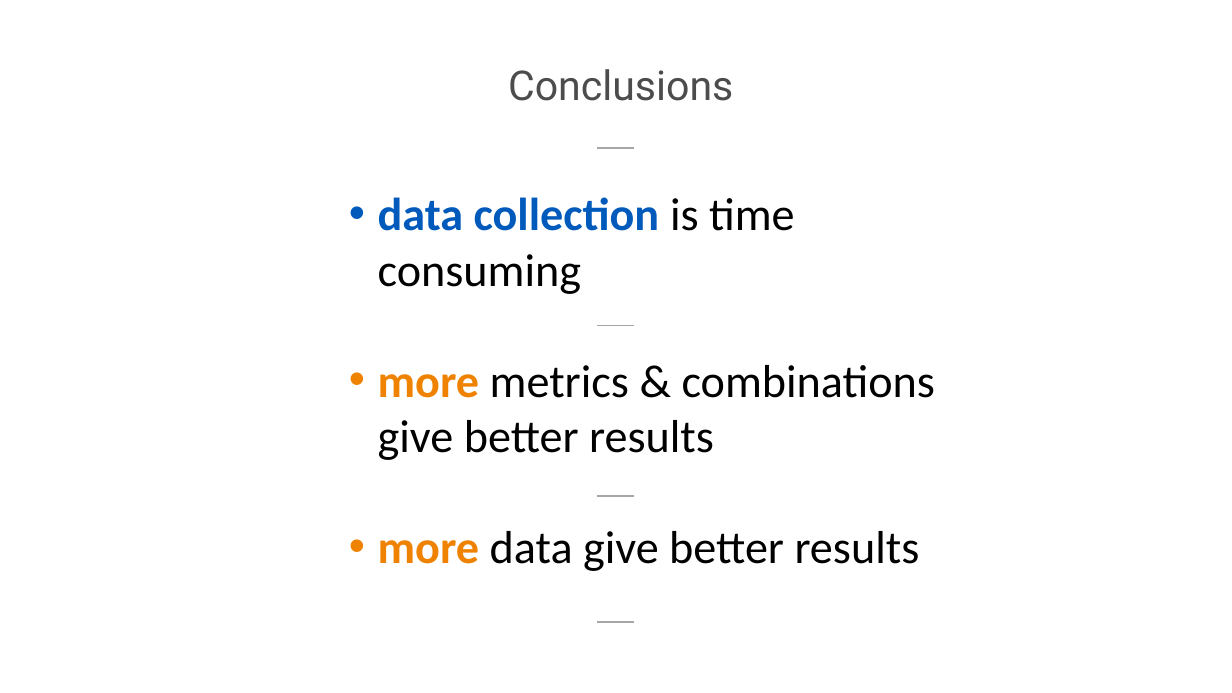
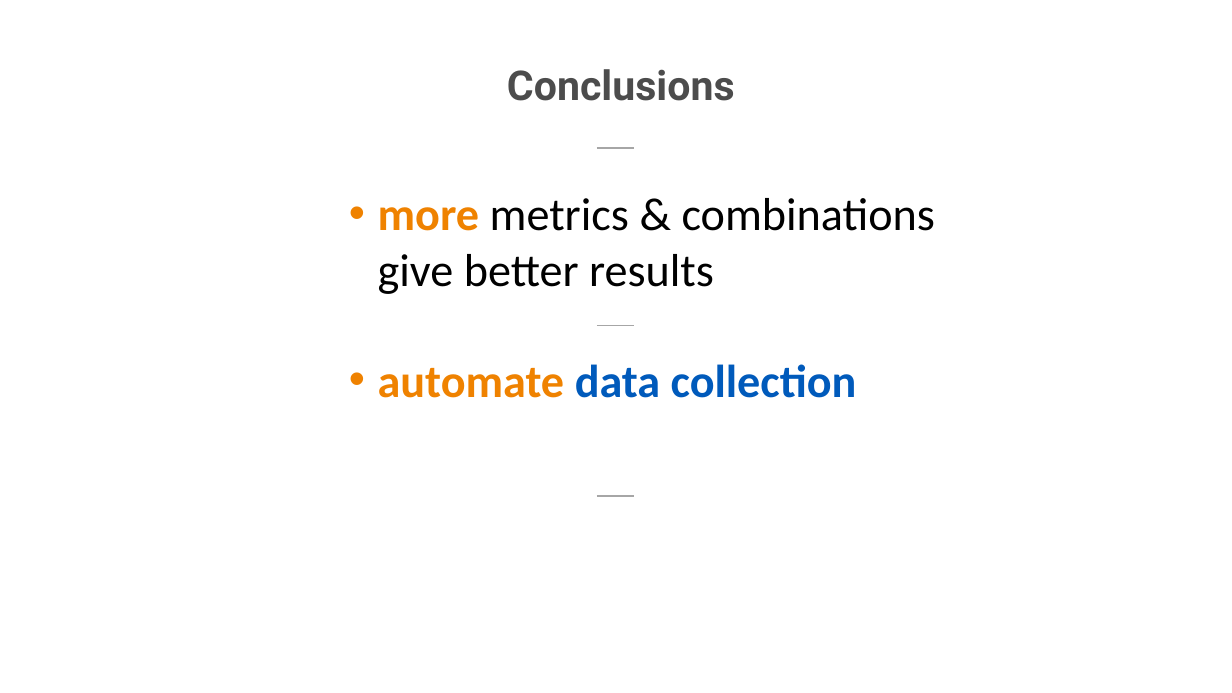
Before and after one commit to Fpadt/AI, a slide deck: slide 29 of pptx/pptx.pptm (slide 26 before the commit). Drawn at 1232x693 pixels with LibreOffice and Linux fonts; fonts in the diff are those of the drawing. Boxes give left, top, right and bottom in pixels: in the first picture for what was removed or moved away, otherwise in the second. Text is boxed around its words. In the diff, an @@ line names an element or a change of style, - is before the commit and + after.

```diff
--- a/pptx/pptx.pptm
+++ b/pptx/pptx.pptm
@@ text "Conclusions" at (507, 69, 735, 101): bold on @@
@@ text at (378, 197, 795, 294): paragraph removed @@
-• data collection is time consuming
@@ text at (378, 364, 857, 398): text changed; text colour #000000 to #005ABB; bold on @@
-• more data give better results
+• automate data collection
@@ line removed from (597, 622) to (635, 622) @@
```
Also in this commit, not shown: 9 other slides changed, 11 slides added, 8 slides removed.
